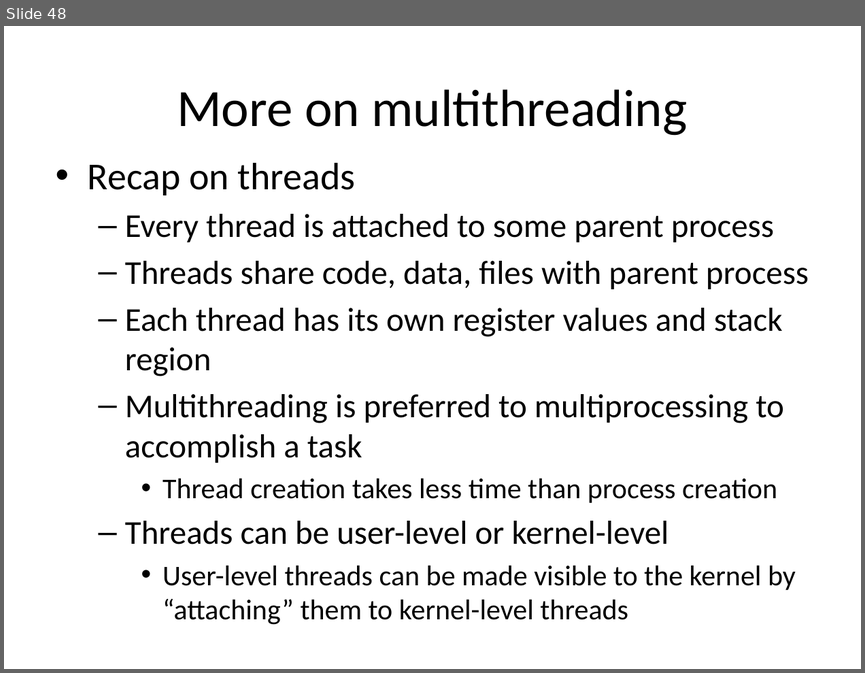
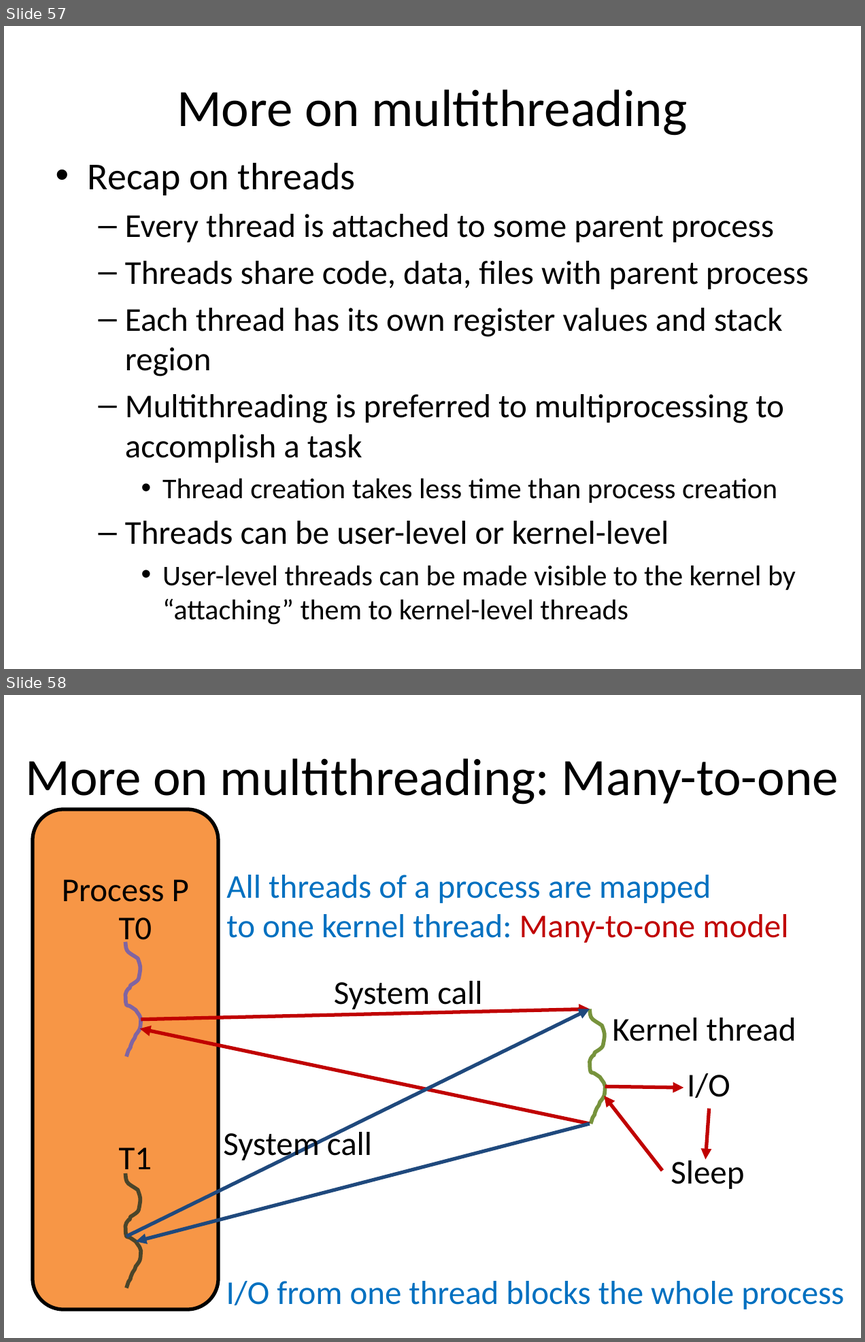
Before and after one commit to sidarth164/iitk-assignments, a slide deck: CS330/lectures/processes.pptx. Shown one above the other, each under a label of ours: slide 48 before the commit, slides 57 and 58 after it. The pictures are 865x673 and 865x1342 pixels, drawn with LibreOffice and Linux fonts; fonts in the diff are those of the drawing. Boxes give left, top, right and bottom in pixels: in the first picture for what was removed or moved away, otherwise in the second. Text is boxed around its words. In the diff, an @@ line names an element or a change of style, - is before the commit and + after.

```diff
--- a/CS330/lectures/processes.pptx
+++ b/CS330/lectures/processes.pptx
@@ slide 58 added at (4, 695, 861, 1338), background #FFFFFF @@
@@ title added at (25, 758, 838, 804), 44 pt, text #000000 @@
+More on multithreading: Many-to-one
@@ rounded rectangle added at (33, 809, 218, 1308), fill #F79646, outline #000000 3 pt @@
@@ text added at (226, 875, 788, 943), 28 pt, text #0070C0 @@
+All threads of a process are mapped
+to one kernel thread: Many-to-one model
@@ text added at (62, 879, 189, 902), 28 pt, text #000000 @@
+Process P
@@ text added at (119, 917, 152, 947), 28 pt, text #000000 @@
+T0
@@ freeform shape added at (126, 942, 141, 1057), outline #8064A2 3.25 pt @@
@@ text added at (334, 981, 482, 1012), 28 pt, text #000000 @@
+System call
@@ arrow added from (126, 1236) to (589, 1008), #1F497D 3 pt @@
@@ arrow added from (141, 1019) to (589, 1008), #C00000 3 pt @@
@@ freeform shape added at (589, 1008, 604, 1123), outline #77933C 3.25 pt @@
@@ text added at (612, 1017, 796, 1041), 28 pt, text #000000 @@
+Kernel thread
@@ arrow added from (589, 1123) to (140, 1028), #C00000 3 pt @@
@@ text added at (687, 1073, 730, 1098), 28 pt, text #000000 @@
+I/O
@@ arrow added from (662, 1170) to (604, 1095), #C00000 3 pt @@
@@ arrow added from (604, 1087) to (683, 1087), #C00000 3 pt @@
@@ arrow added from (709, 1108) to (706, 1159), #C00000 3 pt @@
@@ arrow added from (589, 1123) to (136, 1241), #1F497D 3 pt @@
@@ text added at (223, 1127, 372, 1162), 28 pt, text #000000 @@
+System call
@@ text added at (119, 1147, 152, 1176), 28 pt, text #000000 @@
+T1
@@ text added at (670, 1155, 744, 1189), 28 pt, text #000000 @@
+Sleep
@@ freeform shape added at (126, 1173, 141, 1288), outline #4A452A 3.25 pt @@
@@ text added at (226, 1280, 844, 1309), 28 pt, text #0070C0 @@
+I/O from one thread blocks the whole process
@@ what was slide 48 is now slide 57 @@
```
Also in this commit, not shown: 10 slides changed, 19 other slides added, 31 other files.
